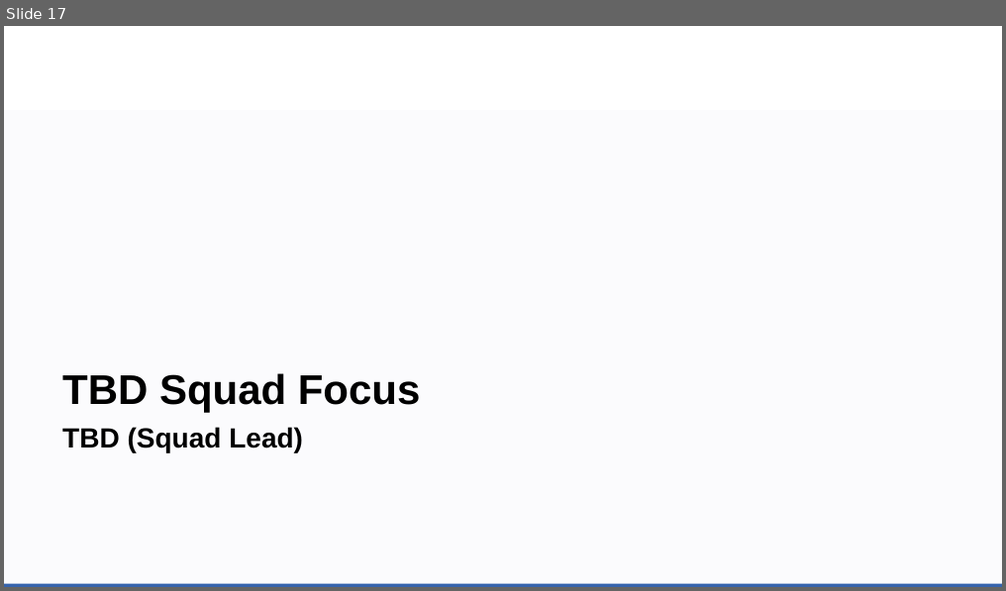
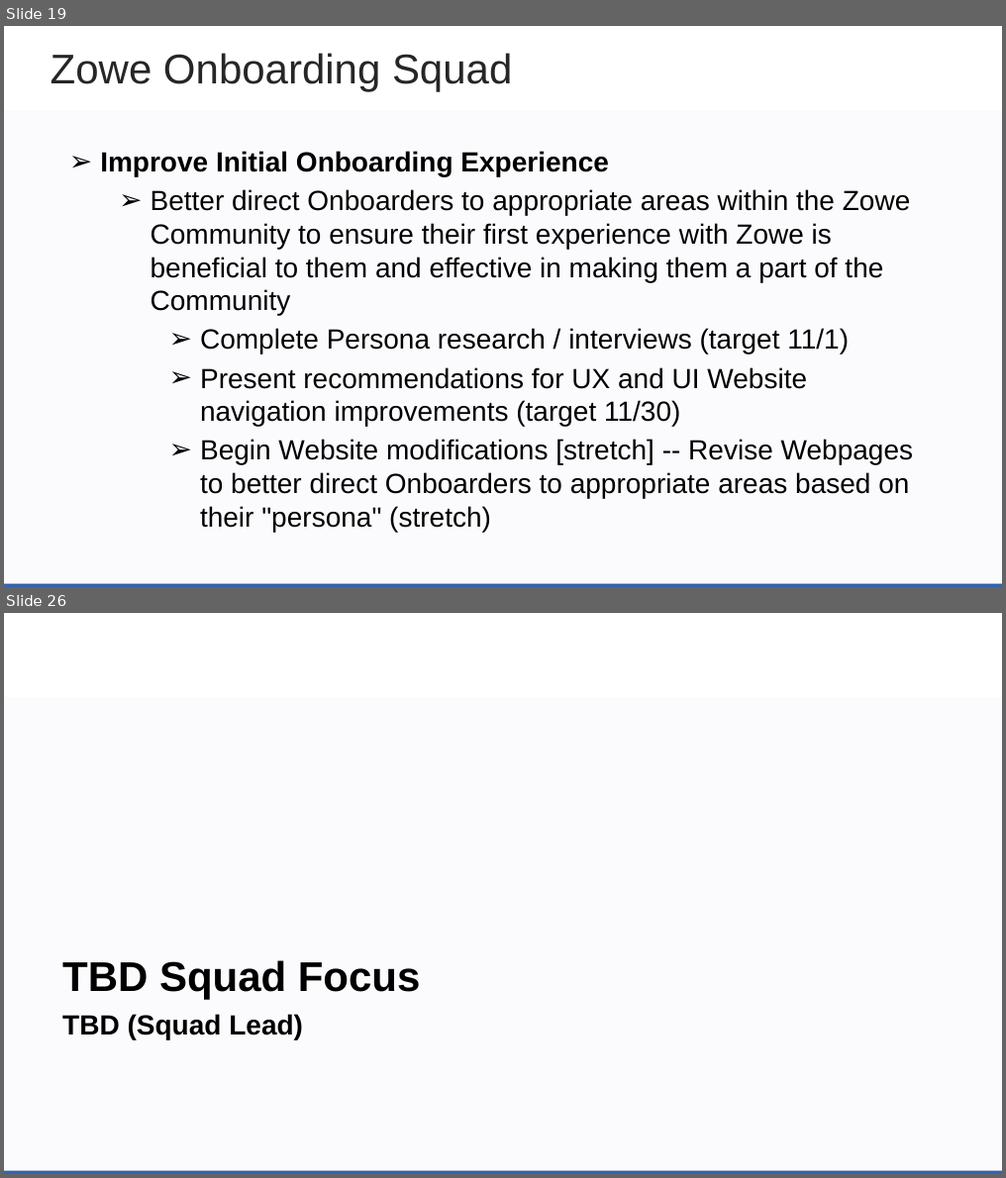
Before and after one commit to zowe/community, a slide deck: Project Management/PI Planning/20PI4 Planning/Zowe Community Squad Focus for 20PI4.pptx. Shown one above the other, each under a label of ours: slide 17 before the commit, slides 19 and 26 after it; the slides between them are not shown. The pictures are 1006x591 and 1006x1178 pixels, drawn with LibreOffice and Linux fonts; fonts in the diff are those of the drawing; background and template pictures are left out. Boxes give left, top, right and bottom in pixels: in the first picture for what was removed or moved away, otherwise in the second. Text is boxed around its words. In the diff, an @@ line names an element or a change of style, - is before the commit and + after.

Commit message:
address merge conflicts and make all text Arial 20 (when possible

```diff
--- a/Project Management/PI Planning/20PI4 Planning/Zowe Community Squad Focus for 20PI4.pptx
+++ b/Project Management/PI Planning/20PI4 Planning/Zowe Community Squad Focus for 20PI4.pptx
@@ slide 19 added at box(4, 26, 1002, 587), background #FFFFFF; not listed: 2 template elements that a slide beside it also shows @@
@@ text added at box(51, 53, 512, 92), 30 pt, text #262626 @@
+Zowe Onboarding Squad
@@ text added at box(100, 151, 914, 532), 20 pt, text #000000 @@
+➢ Improve Initial Onboarding Experience
+  ➢ Better direct Onboarders to appropriate areas within the Zowe Community to ensure their first experience with Zowe is beneficial to them and effective in making them a part of the Community
+    ➢ Complete Persona research / interviews (target 11/1)
+    ➢ Present recommendations for UX and UI Website navigation improvements (target 11/30)
+    ➢ Begin Website modifications [stretch] -- Revise Webpages to better direct Onboarders to appropriate areas based on their "persona" (stretch)
@@ what was slide 17 is now slide 26 @@
```
Also in this commit, not shown: 14 slides changed, 8 other slides added.
